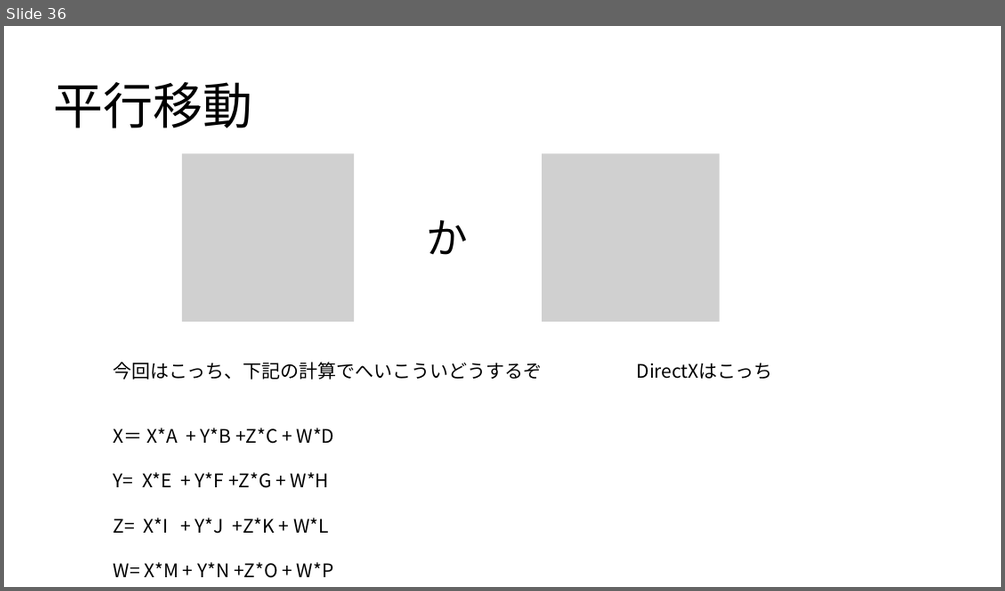
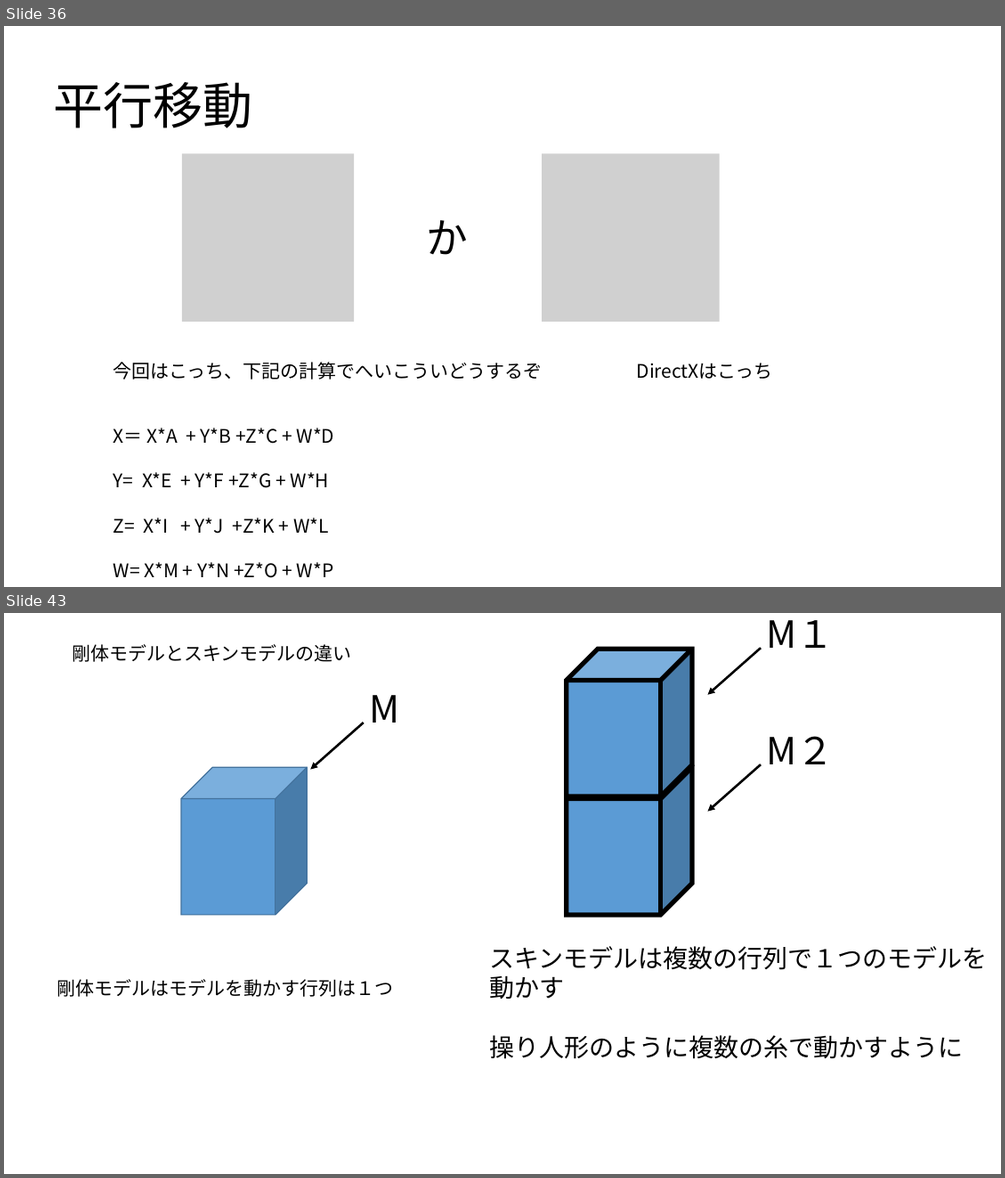
Before and after one commit to UMA729/MySchoolDatas, a slide deck: ゲ数Ⅱ/ゲーム数学.pptx. Shown one above the other, each under a label of ours: slide 36 before the commit, slides 36 and 43 after it; the slides between them are not shown. The pictures are 1005x591 and 1005x1178 pixels, drawn with LibreOffice and Linux fonts; fonts in the diff are those of the drawing; grey boxes stand for pictures. Boxes give left, top, right and bottom in pixels: in the first picture for what was removed or moved away, otherwise in the second. Text is boxed around its words. In the diff, an @@ line names an element or a change of style, - is before the commit and + after.

```diff
--- a/ゲ数Ⅱ/ゲーム数学.pptx
+++ b/ゲ数Ⅱ/ゲーム数学.pptx
@@ slide 43 added at (x1=4, y1=613, x2=1001, y2=1174), background #FFFFFF @@
@@ text added at (x1=766, y1=620, x2=833, y2=648), 36 pt, text #000000 @@
+M１
@@ text added at (x1=72, y1=644, x2=351, y2=662), 18 pt, text #000000 @@
+剛体モデルとスキンモデルの違い
@@ cube added at (x1=566, y1=649, x2=692, y2=796), fill #5B9BD5, outline #000000 4.5 pt @@
@@ arrow added from (760, 648) to (708, 695), #000000 2.25 pt @@
@@ text added at (x1=369, y1=695, x2=399, y2=722), 36 pt, text #000000 @@
+M
@@ arrow added from (364, 723) to (310, 770), #000000 2.25 pt @@
@@ text added at (x1=766, y1=736, x2=833, y2=764), 36 pt, text #000000 @@
+M２
@@ cube added at (x1=181, y1=767, x2=307, y2=915), fill #5B9BD5, outline #43739E 1 pt @@
@@ cube added at (x1=566, y1=767, x2=692, y2=915), fill #5B9BD5, outline #000000 4.5 pt @@
@@ arrow added from (760, 765) to (708, 811), #000000 2.25 pt @@
@@ text added at (x1=490, y1=946, x2=987, y2=1059), 24 pt, text #000000 @@
+スキンモデルは複数の行列で１つのモデルを
+動かす
+操り人形のように複数の糸で動かすように
@@ text added at (x1=57, y1=979, x2=393, y2=997), 18 pt, text #000000 @@
+剛体モデルはモデルを動かす行列は１つ
```
Also in this commit, not shown: 1 slide changed, 10 other slides added, 27 other files.
